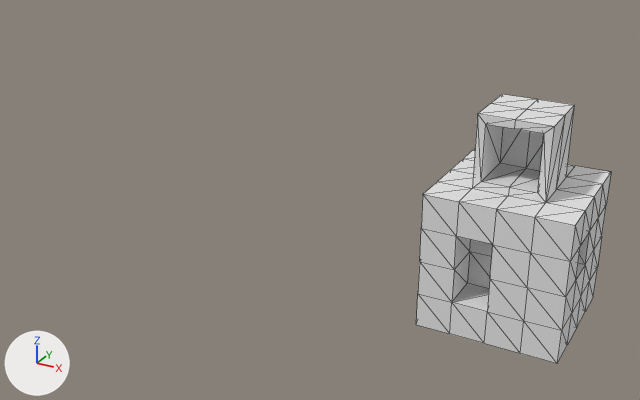
One commit to the glTF model public/assets/modelo3.glb: the scene before it, then after it.
Both versions are drawn from a 50 mm camera at (3.0, -11.09, 6.64) aimed at (-3.11, 0.02, 1.08). The axes (+X, +Y, +Z) are drawn at lower left. The lights are the same throughout. The picture after the commit comes second. Mesh edges are drawn as thin lines. Where no turn or scale is listed for an object, it has been applied to the vertices.
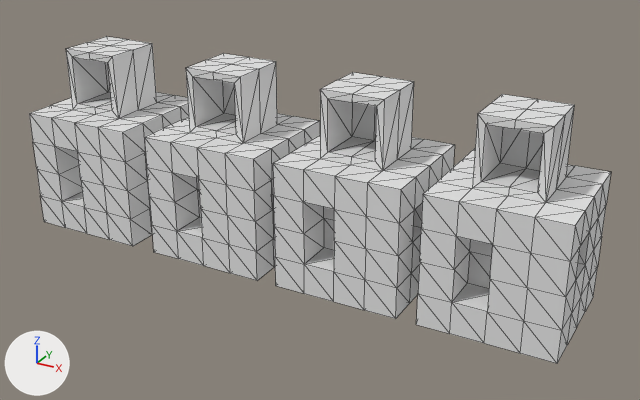
What the commit changed:
Object 'Cube.003' (ob_cube_003) is new; it shows a copy of the mesh of ob_cube.
Its location is (-7.1, 0.0, 0.0).
Object 'Cube.002' (ob_cube_002) is new; it shows a copy of the mesh of ob_cube.
Its location is (-4.66, 0.0, 0.0).
Object 'Cube.001' (ob_cube_001) is new; it shows a copy of the mesh of ob_cube.
Its location is (-2.32, 0.0, 0.0).

Location of each change, [x1, y1, x2, y2] in pixels of the pictures (640 x 400 px):
'Cube.001', added: after [273, 72, 455, 319]
'Cube.002', added: after [144, 53, 320, 281]
'Cube.003', added: after [29, 37, 189, 246]
